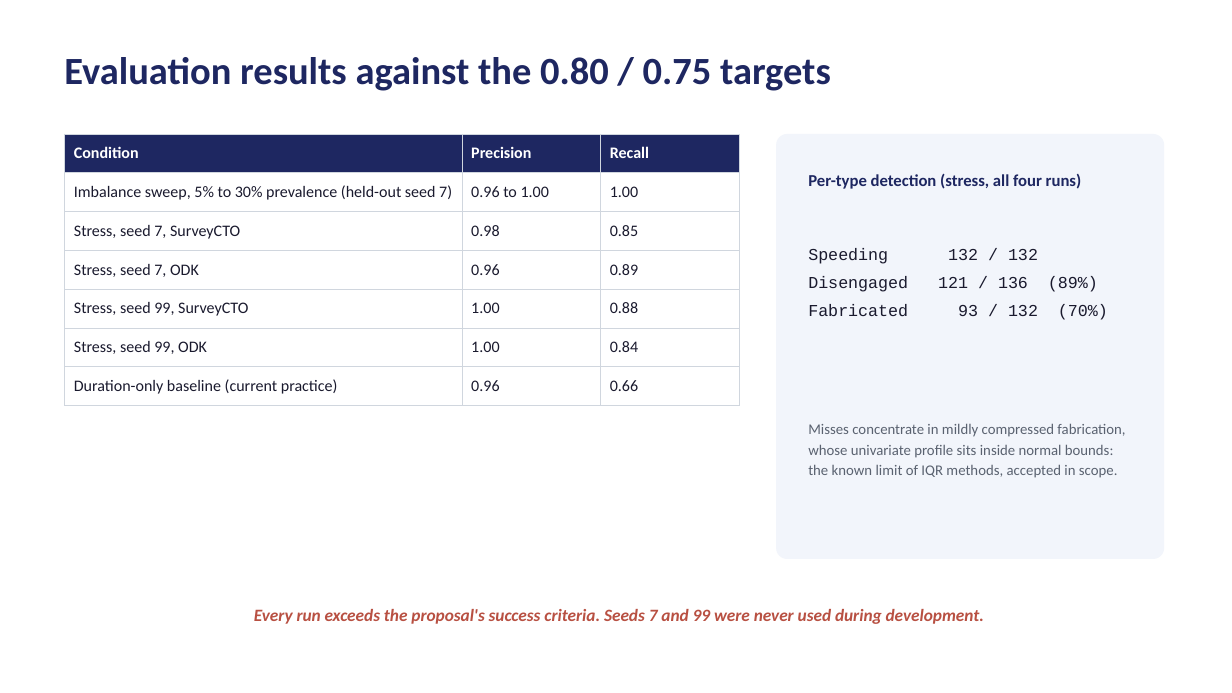
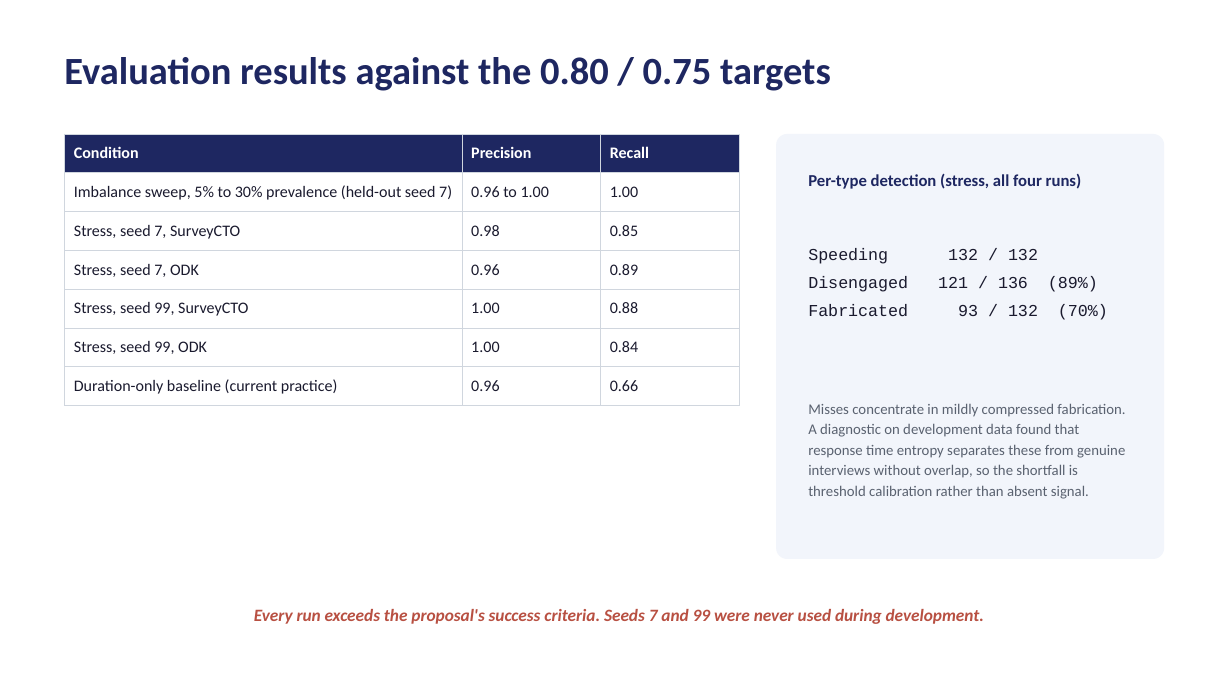
Before and after one commit to Samuelkaoma-eng/SKACE-TIME-DATA, a slide deck: slide 17 of docs/deliverables/Kaoma_Paradata_Presentation.pptx. Drawn at 1232x693 pixels with LibreOffice and Linux fonts; fonts in the diff are those of the drawing. Boxes give left, top, right and bottom in pixels: in the first picture for what was removed or moved away, otherwise in the second. Text is boxed around its words. In the diff, an @@ line names an element or a change of style, - is before the commit and + after.

```diff
--- a/docs/deliverables/Kaoma_Paradata_Presentation.pptx
+++ b/docs/deliverables/Kaoma_Paradata_Presentation.pptx
@@ text at bbox=[808, 403, 1125, 499]: text changed @@
-Misses concentrate in mildly compressed fabrication, whose univariate profile sits inside normal bounds: the known limit of IQR methods, accepted in scope.
+Misses concentrate in mildly compressed fabrication. A diagnostic on development data found that response time entropy separates these from genuine interviews without overlap, so the shortfall is threshold calibration rather than absent signal.
```
Also in this commit, not shown: 2 other slides changed.
